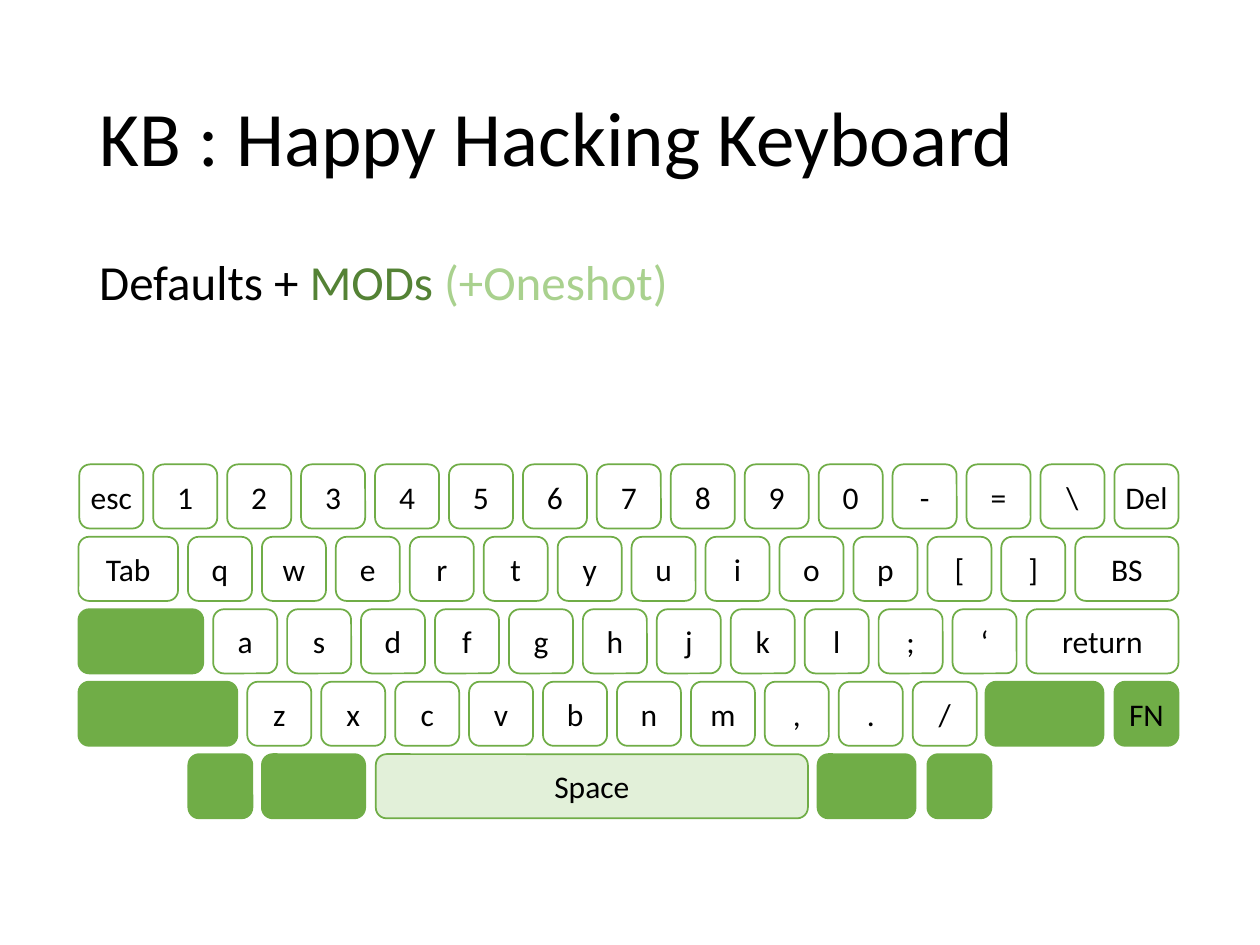
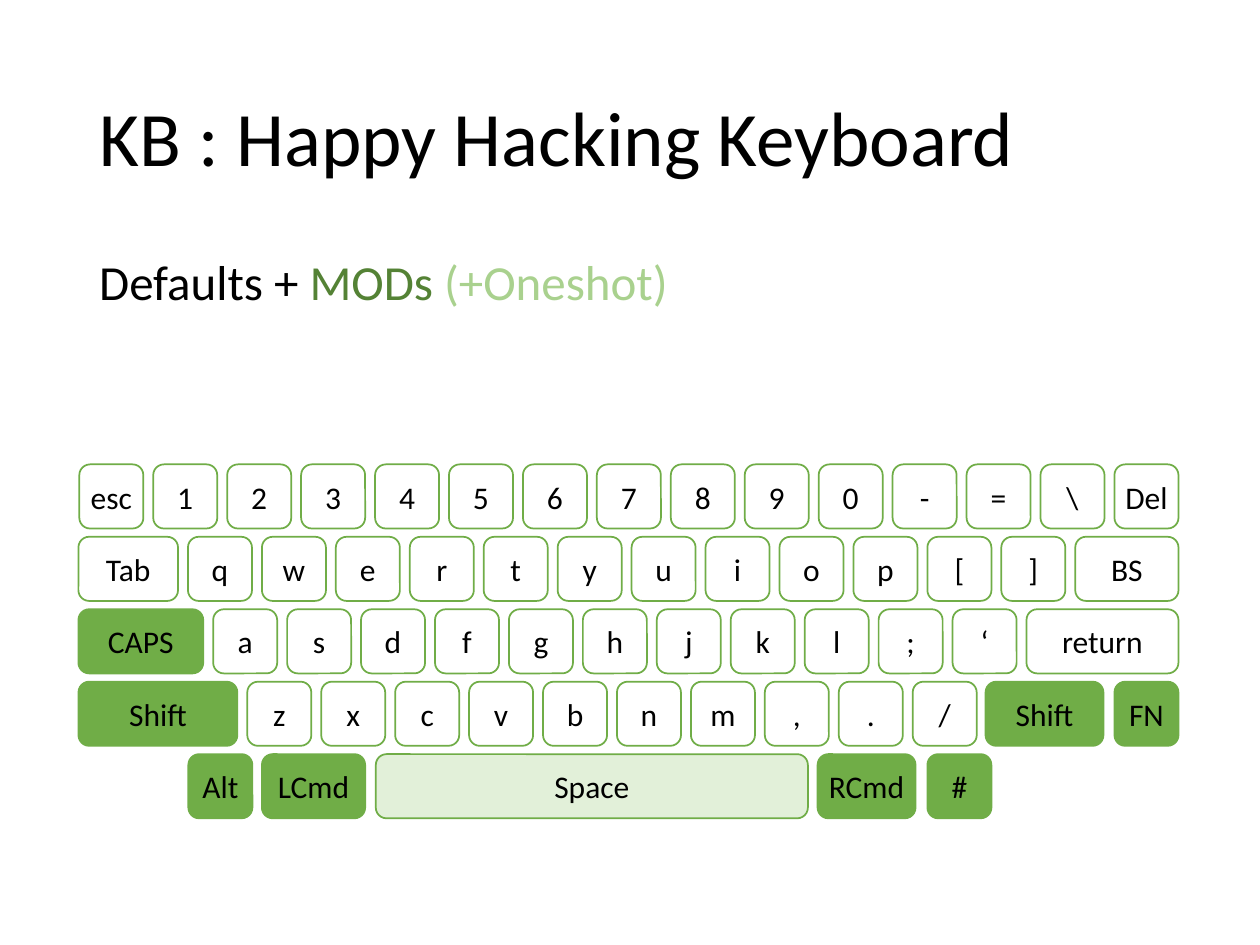
Before and after one commit to ittooo66/myAHK, a slide deck: slide 7 of MANUAL.pptx. Drawn at 1260x945 pixels with LibreOffice and Linux fonts; fonts in the diff are those of the drawing. Boxes give left, top, right and bottom in pixels: in the first picture for what was removed or moved away, otherwise in the second. Text is boxed around its words. In the diff, an @@ line names an element or a change of style, - is before the commit and + after.

```diff
--- a/MANUAL.pptx
+++ b/MANUAL.pptx
@@ text in rounded rectangle at <box>108,632,174,653</box>: text added @@
+CAPS
@@ text in rounded rectangle at <box>129,704,187,726</box>: text added @@
+Shift
@@ text in rounded rectangle at <box>1016,704,1074,726</box>: text added @@
+Shift
@@ text in rounded rectangle at <box>202,776,238,798</box>: text added @@
+Alt
@@ text in rounded rectangle at <box>278,776,349,798</box>: text added @@
+LCmd
@@ text in rounded rectangle at <box>829,776,904,798</box>: text added @@
+RCmd
@@ text in rounded rectangle at <box>927,755,992,819</box>: text added @@
+#
```
Also in this commit, not shown: 1 slide removed.
